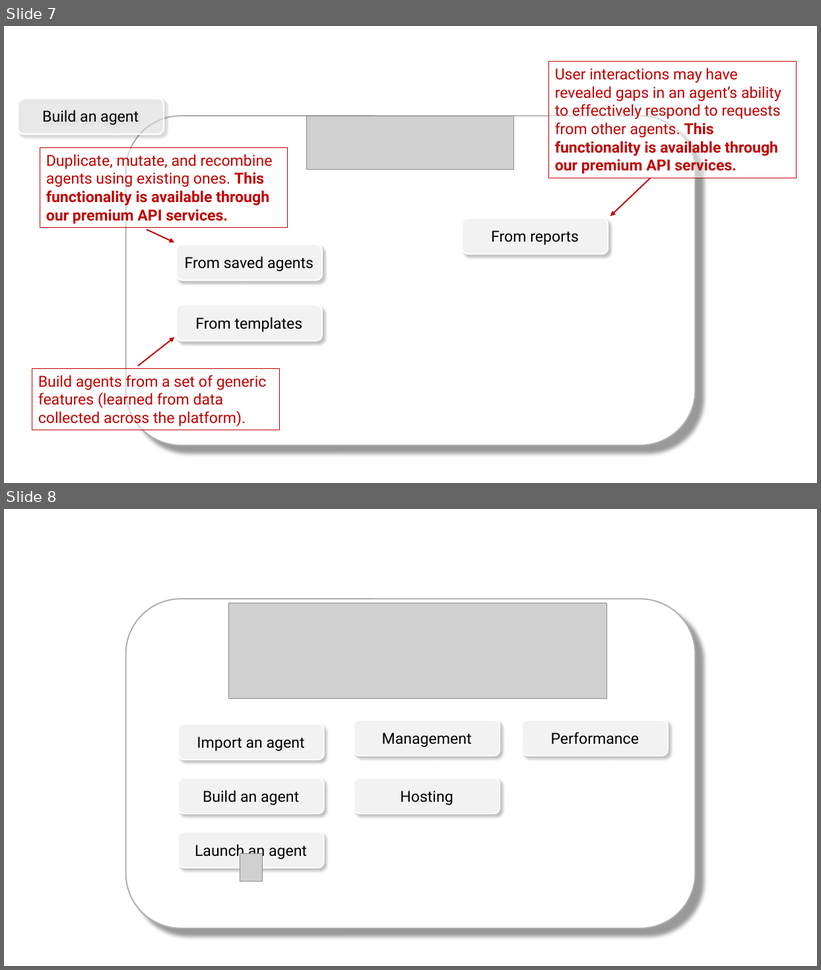
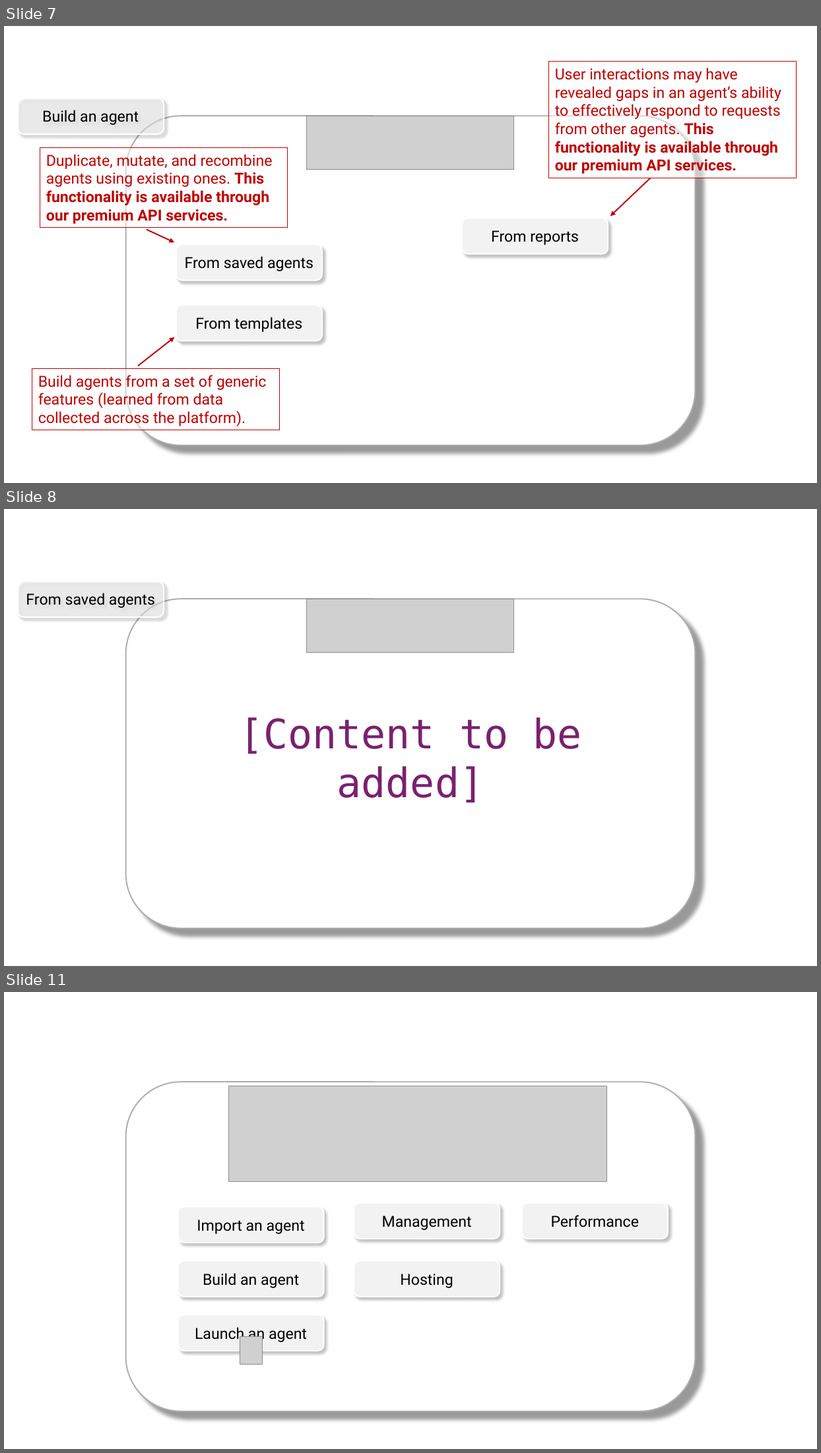
Before and after one commit to Summoner-Network/frontend-planning, a slide deck: ref/v1/Summoner_app.pptx. Shown one above the other, each under a label of ours: slides 7 and 8 before the commit, slides 7, 8 and 11 after it; the slides between them are not shown. The pictures are 821x970 and 821x1453 pixels, drawn with LibreOffice and Linux fonts; fonts in the diff are those of the drawing; grey boxes stand for pictures. Boxes give left, top, right and bottom in pixels: in the first picture for what was removed or moved away, otherwise in the second. Text is boxed around its words. In the diff, an @@ line names an element or a change of style, - is before the commit and + after.

```diff
--- a/ref/v1/Summoner_app.pptx
+++ b/ref/v1/Summoner_app.pptx
@@ slide 8 added at box(4, 509, 817, 966), background #FFFFFF @@
@@ rounded rectangle added at box(17, 582, 163, 618), fill #F2F2F2 at 51% opacity, outline #FFFFFF 1.5 pt, 18 pt, text #000000 @@
+From saved agents
@@ rounded rectangle added at box(126, 599, 696, 929), fill #FFFFFF, outline #AEAEAE 1.5 pt @@
@@ picture added at box(307, 599, 514, 653) @@
@@ text added at box(239, 718, 582, 803), 48 pt, text #7A2170 @@
+[Content to be added]
@@ what was slide 8 is now slide 11 @@
```
Also in this commit, not shown: 1 slide changed, 9 other slides added.
